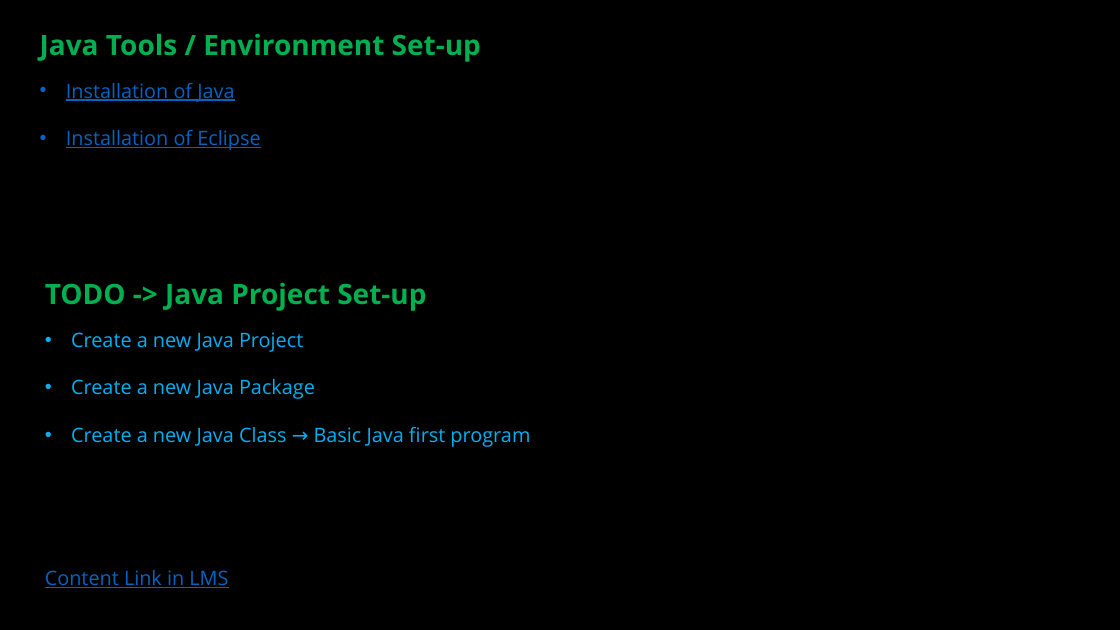
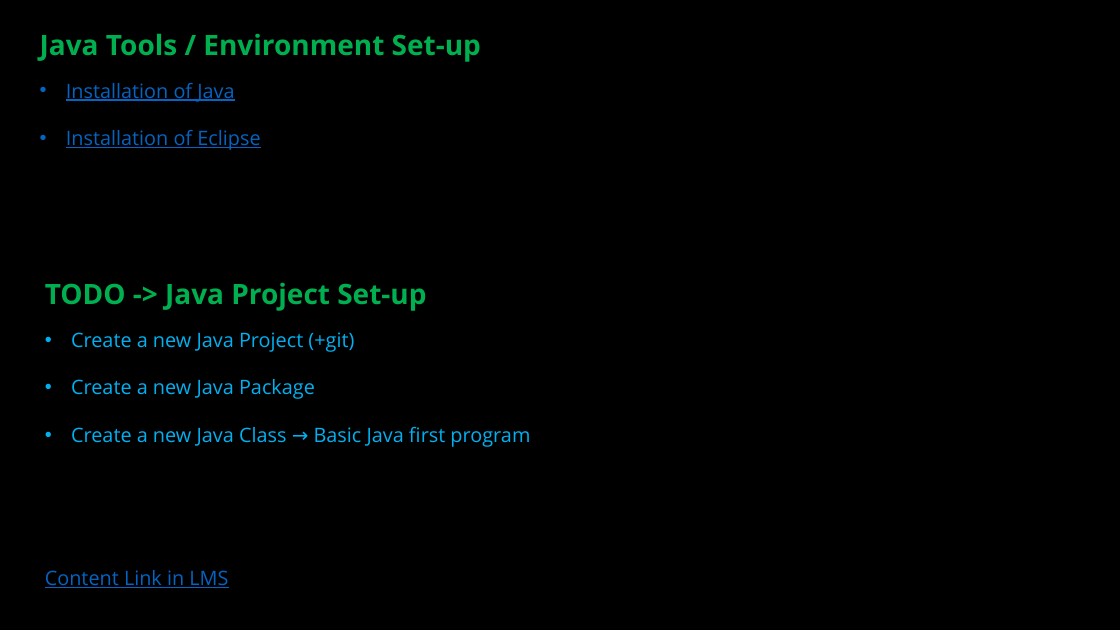
Before and after one commit to ckiefriter1/PT-BESD, a slide deck: slide 13 of Week1/BESD Week 1.pptx (slide 11 before the commit). Drawn at 1120x630 pixels with LibreOffice and Linux fonts; fonts in the diff are those of the drawing. Boxes give left, top, right and bottom in pixels: in the first picture for what was removed or moved away, otherwise in the second. Text is boxed around its words. In the diff, an @@ line names an element or a change of style, - is before the commit and + after.

```diff
--- a/Week1/BESD Week 1.pptx
+++ b/Week1/BESD Week 1.pptx
@@ text at (71,332,354,352): text changed @@
-• Create a new Java Project
+• Create a new Java Project (+git)
```
Also in this commit, not shown: 2 other slides changed.
